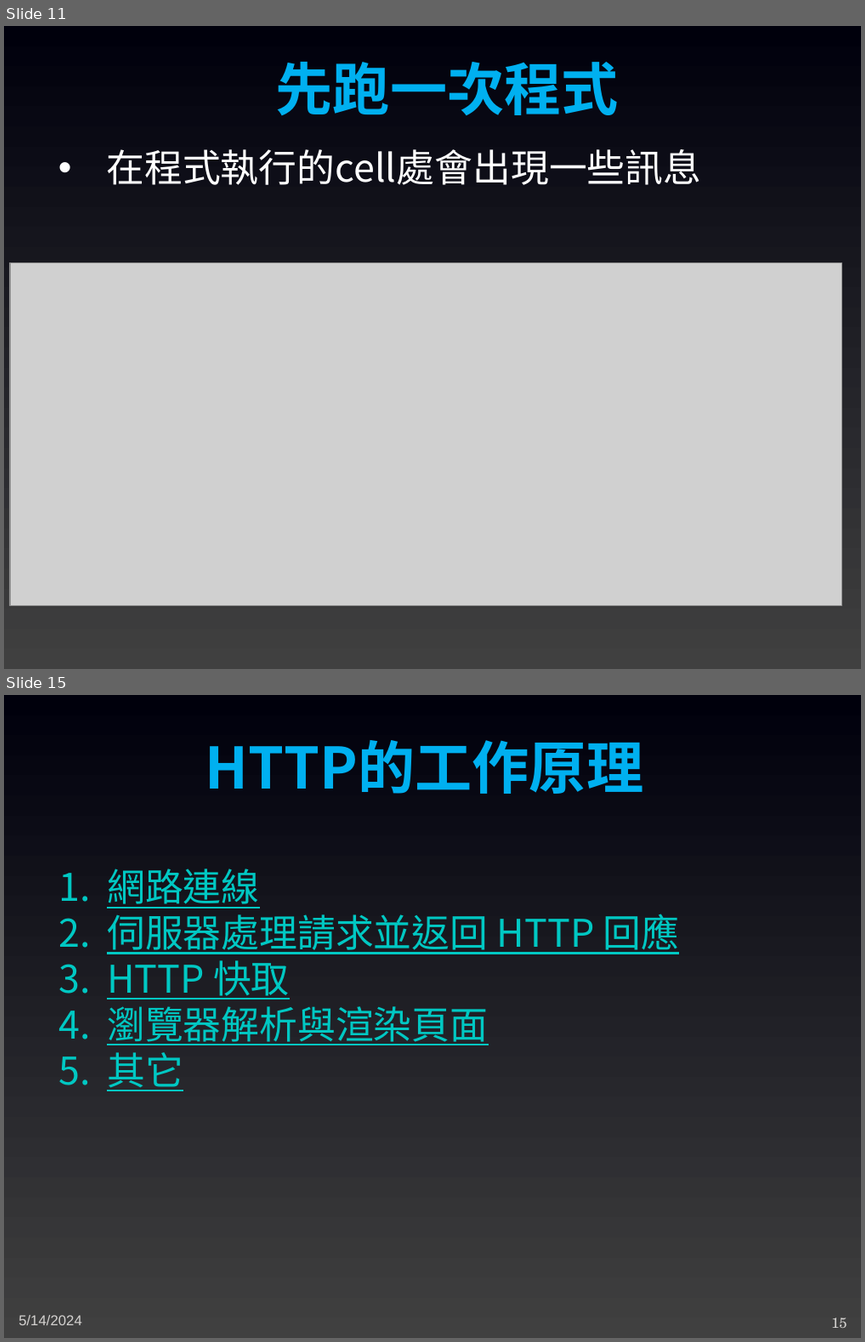
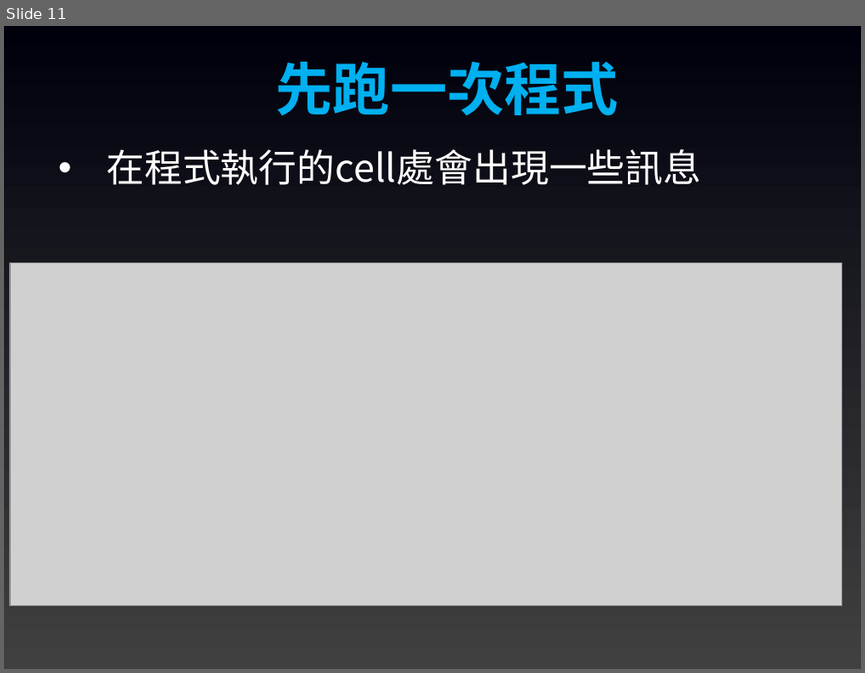
Before and after one commit to joshhu/sculinebot2024, a slide deck: Slides/05. 基礎觀念及知識.pptx. Shown one above the other, each under a label of ours: slides 11 and 15 before the commit, slide 11 after it; the slides between them are not shown. The pictures are 865x1342 and 865x673 pixels, drawn with LibreOffice and Linux fonts; fonts in the diff are those of the drawing; grey boxes stand for pictures. Boxes give left, top, right and bottom in pixels: in the first picture for what was removed or moved away, otherwise in the second. Text is boxed around its words. In the diff, an @@ line names an element or a change of style, - is before the commit and + after.

```diff
--- a/Slides/05. 基礎觀念及知識.pptx
+++ b/Slides/05. 基礎觀念及知識.pptx
@@ slide 15 removed at bbox=[4, 695, 861, 1338], background gradient #404040 to #00000C @@
@@ text removed at bbox=[205, 740, 644, 794] @@
-HTTP的工作原理
@@ text removed at bbox=[107, 868, 680, 1091] @@
-1. 網路連線
-2. 伺服器處理請求並返回 HTTP 回應
-3. HTTP 快取
-4. 瀏覽器解析與渲染頁面
-5. 其它
@@ text removed at bbox=[18, 1315, 82, 1325] @@
-5/14/2024
@@ page number removed at bbox=[831, 1317, 847, 1327] @@
-15
```
Also in this commit, not shown: 7 slides changed, 14 slides added, 19 other slides removed, 4 other files.
